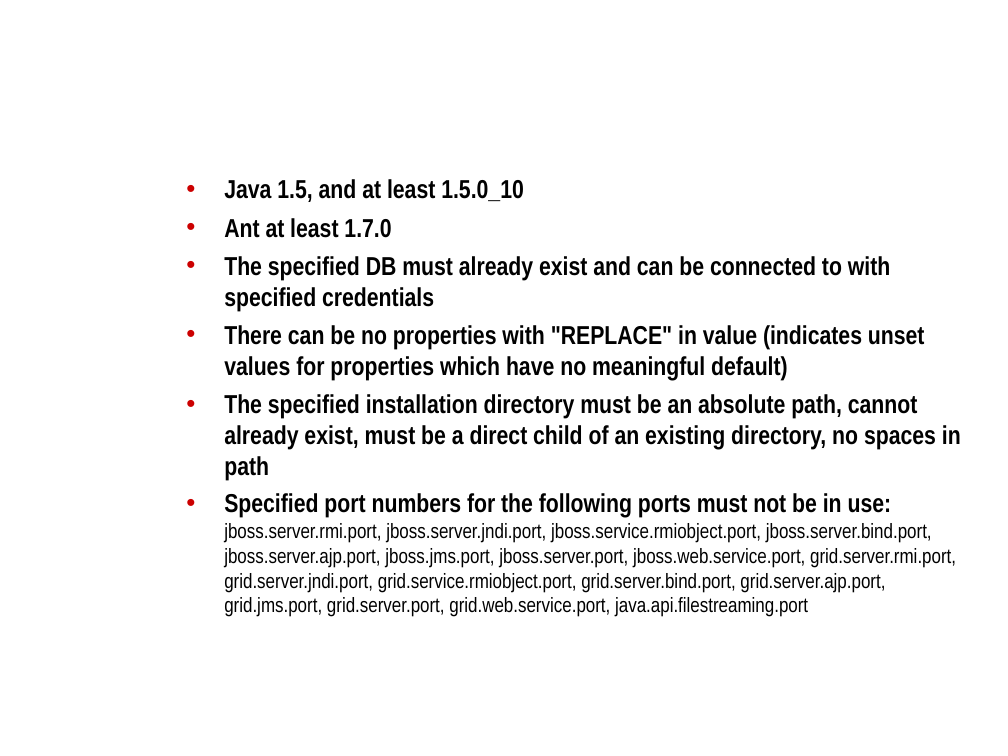
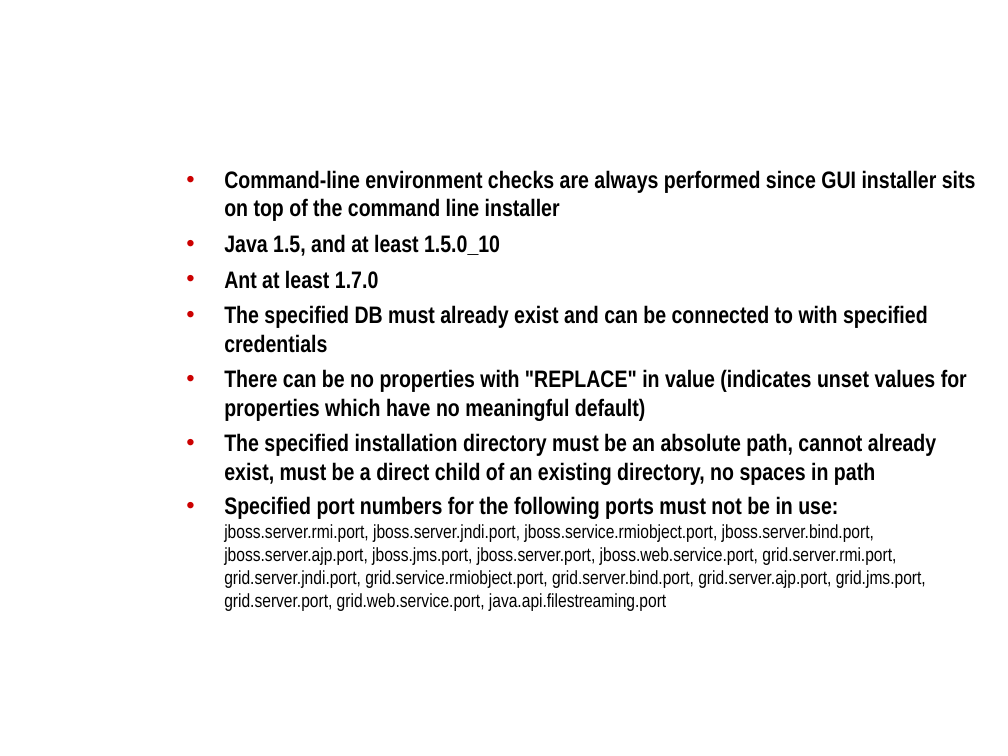
Before and after one commit to NCIP/caarray-docs, a slide deck: slide 4 of project_management/open_meetings/CDL Meeting 2009.09.25.ppt. Drawn at 1008x756 pixels with LibreOffice and Linux fonts; fonts in the diff are those of the drawing; background and template pictures are left out. Boxes give left, top, right and bottom in pixels: in the first picture for what was removed or moved away, otherwise in the second. Text is boxed around its words. In the diff, an @@ line names an element or a change of style, - is before the commit and + after.

```diff
--- a/project_management/open_meetings/CDL Meeting 2009.09.25.ppt
+++ b/project_management/open_meetings/CDL Meeting 2009.09.25.ppt
@@ text "Command-line environment checks are always ...": place and size @@
-text "Command-line environment checks are always ..." at [224, 179, 961, 617]
+text "Command-line environment checks are always ..." at [224, 170, 976, 611]
@@ text at [224, 170, 976, 221]: paragraph added @@
+• Command-line environment checks are always performed since GUI installer sits on top of the command line installer
@@ text at [224, 234, 967, 611]: size 18.5 to 17 pt in "Java 1.5, and at least 1.5.0_10", "Ant at least 1.7.0", "The specified DB must already exist and ...", "There can be no properties with "REPLACE" ..." and 2 more places; size 14.8 to 13.6 pt in "jboss.server.rmi.port, jboss.server.jndi.port, jboss.service ..." @@
```
Also in this commit, not shown: 2 other slides changed.
